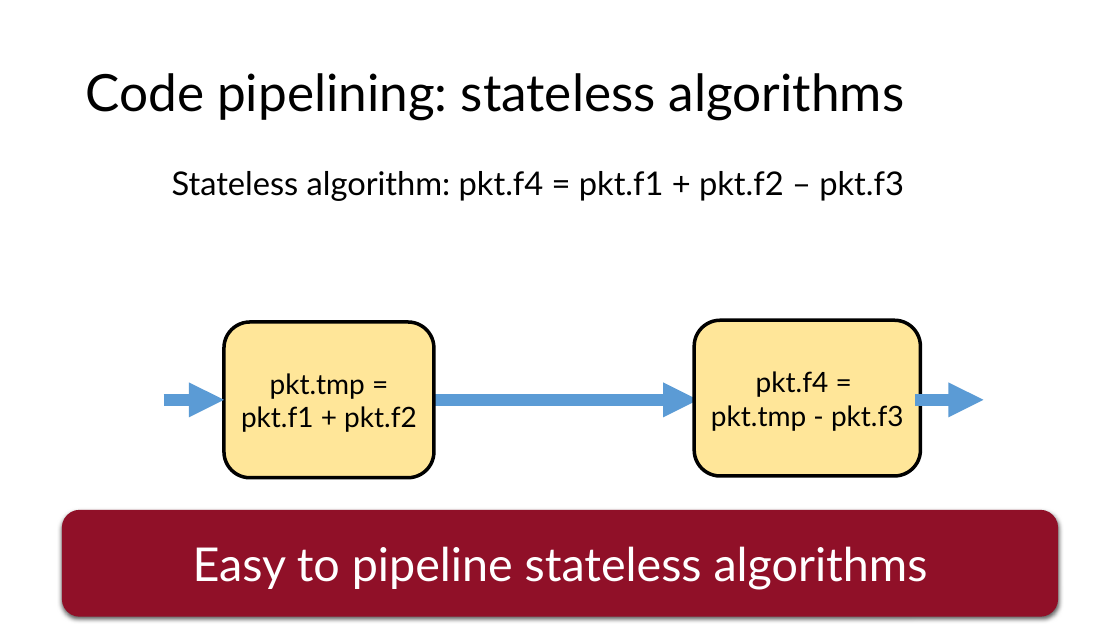
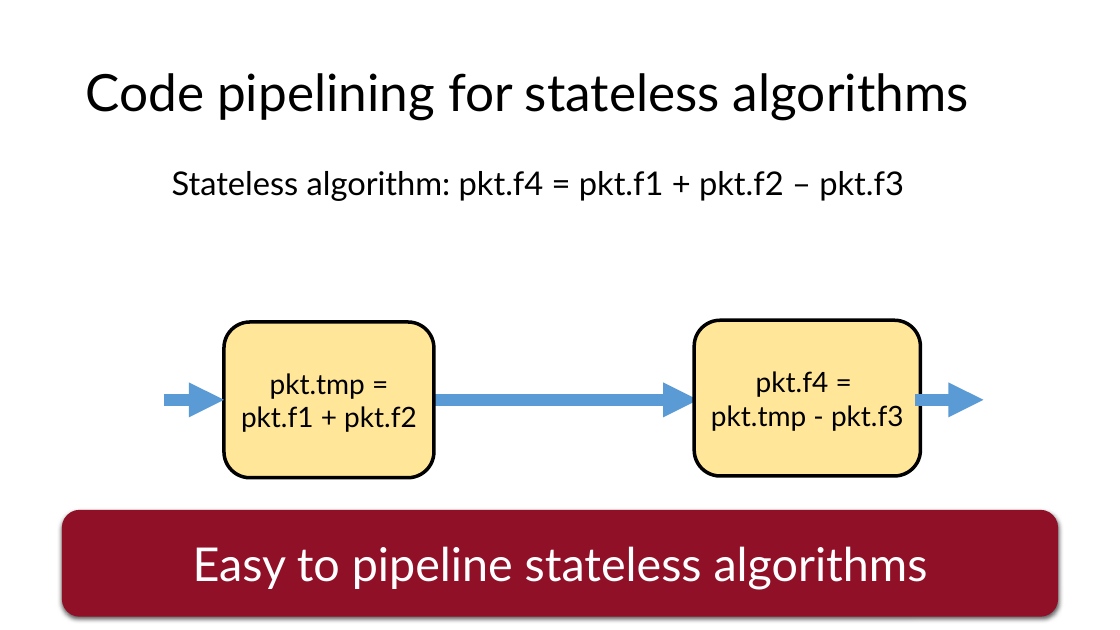
Before and after one commit to anirudhSK/pifo-domino-marple-ppts, a slide deck: slide 14 of combined_domino_pifo.pptx. Drawn at 1120x630 pixels with LibreOffice and Linux fonts; fonts in the diff are those of the drawing. Boxes give left, top, right and bottom in pixels: in the first picture for what was removed or moved away, otherwise in the second. Text is boxed around its words. In the diff, an @@ line names an element or a change of style, - is before the commit and + after.

```diff
--- a/combined_domino_pifo.pptx
+++ b/combined_domino_pifo.pptx
@@ title at box(85, 73, 968, 120): text changed @@
-Code pipelining: stateless algorithms
+Code pipelining for stateless algorithms
```
Also in this commit, not shown: 4 other slides changed.
